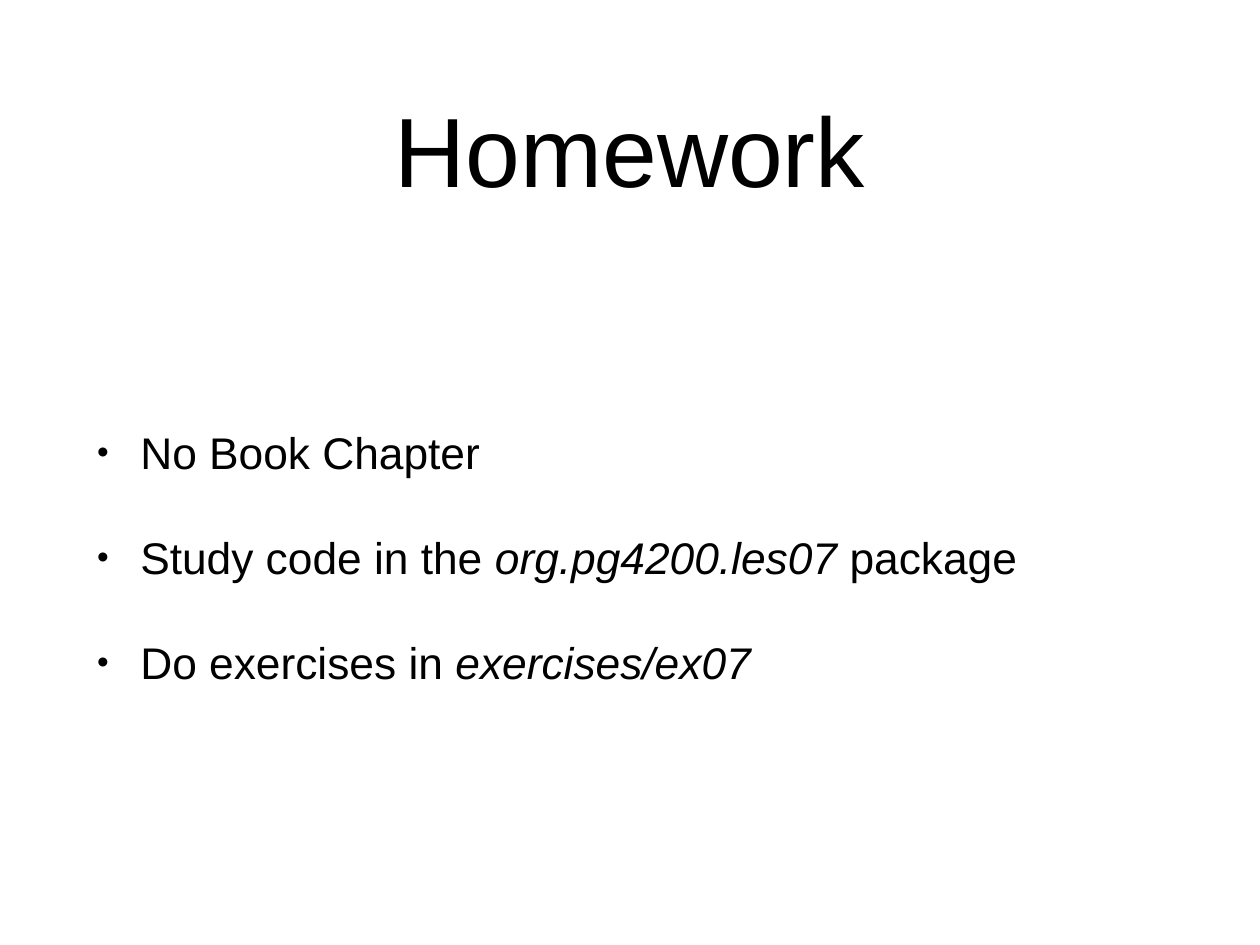
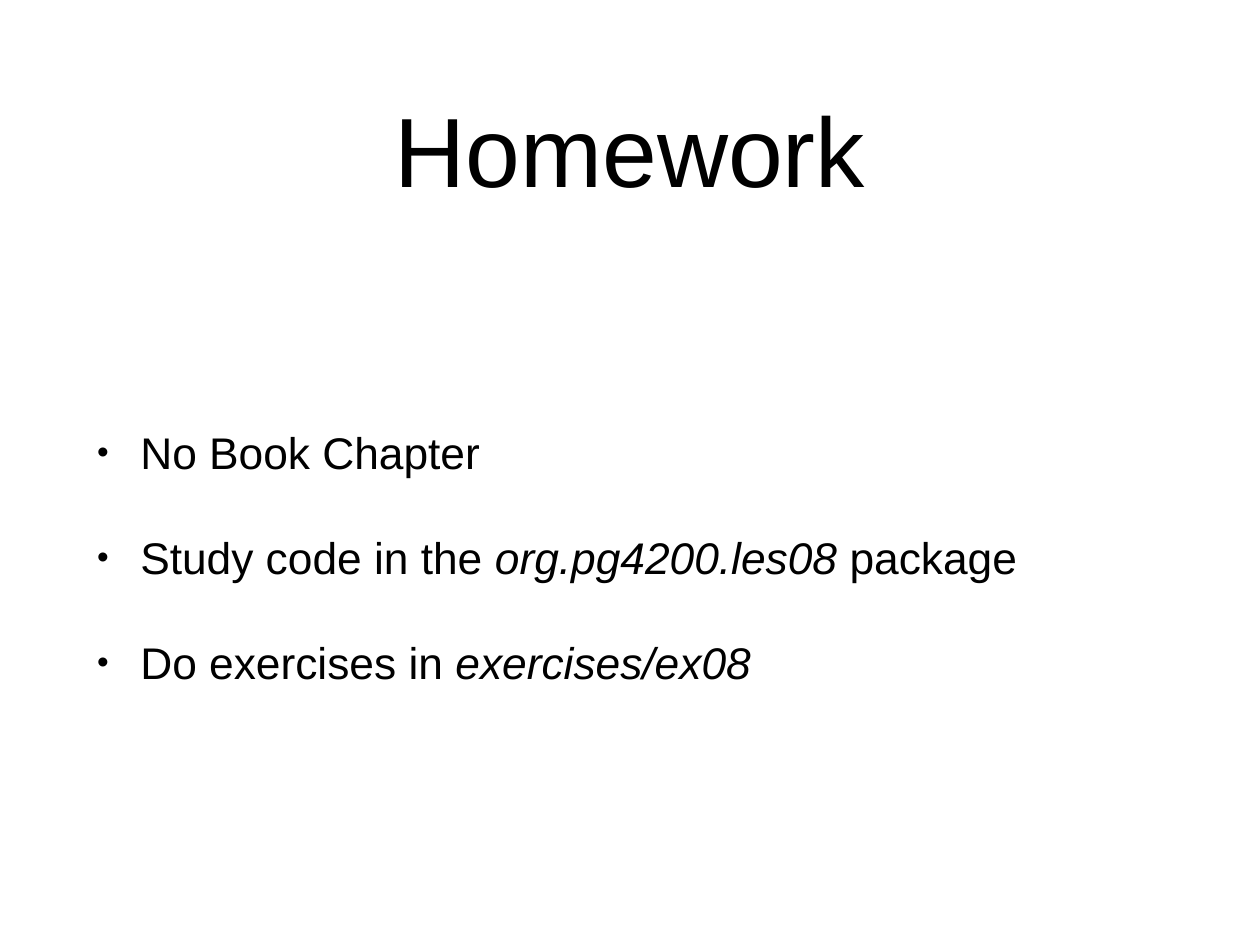
Before and after one commit to arcuri82/algorithms, a slide deck: slide 26 of docs/slides/08/08_streams.pptx. Drawn at 1260x945 pixels with LibreOffice and Linux fonts; fonts in the diff are those of the drawing. Boxes give left, top, right and bottom in pixels: in the first picture for what was removed or moved away, otherwise in the second. Text is boxed around its words. In the diff, an @@ line names an element or a change of style, - is before the commit and + after.

Commit message:
Minor slide change.

```diff
--- a/docs/slides/08/08_streams.pptx
+++ b/docs/slides/08/08_streams.pptx
@@ text at <box>140,542,1017,680</box>: text changed @@
-• Study code in the org.pg4200.les07 package
-• Do exercises in exercises/ex07
+• Study code in the org.pg4200.les08 package
+• Do exercises in exercises/ex08
```
